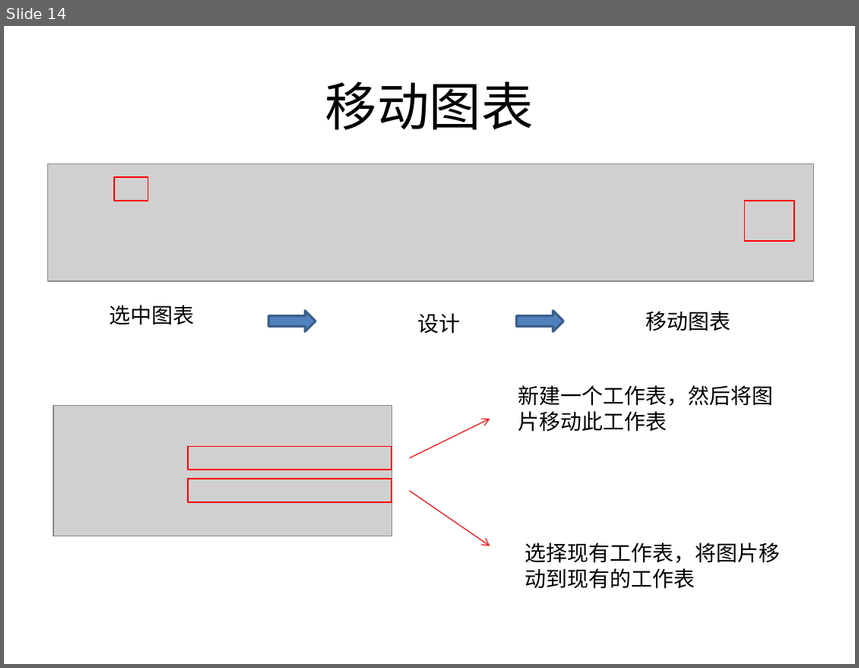
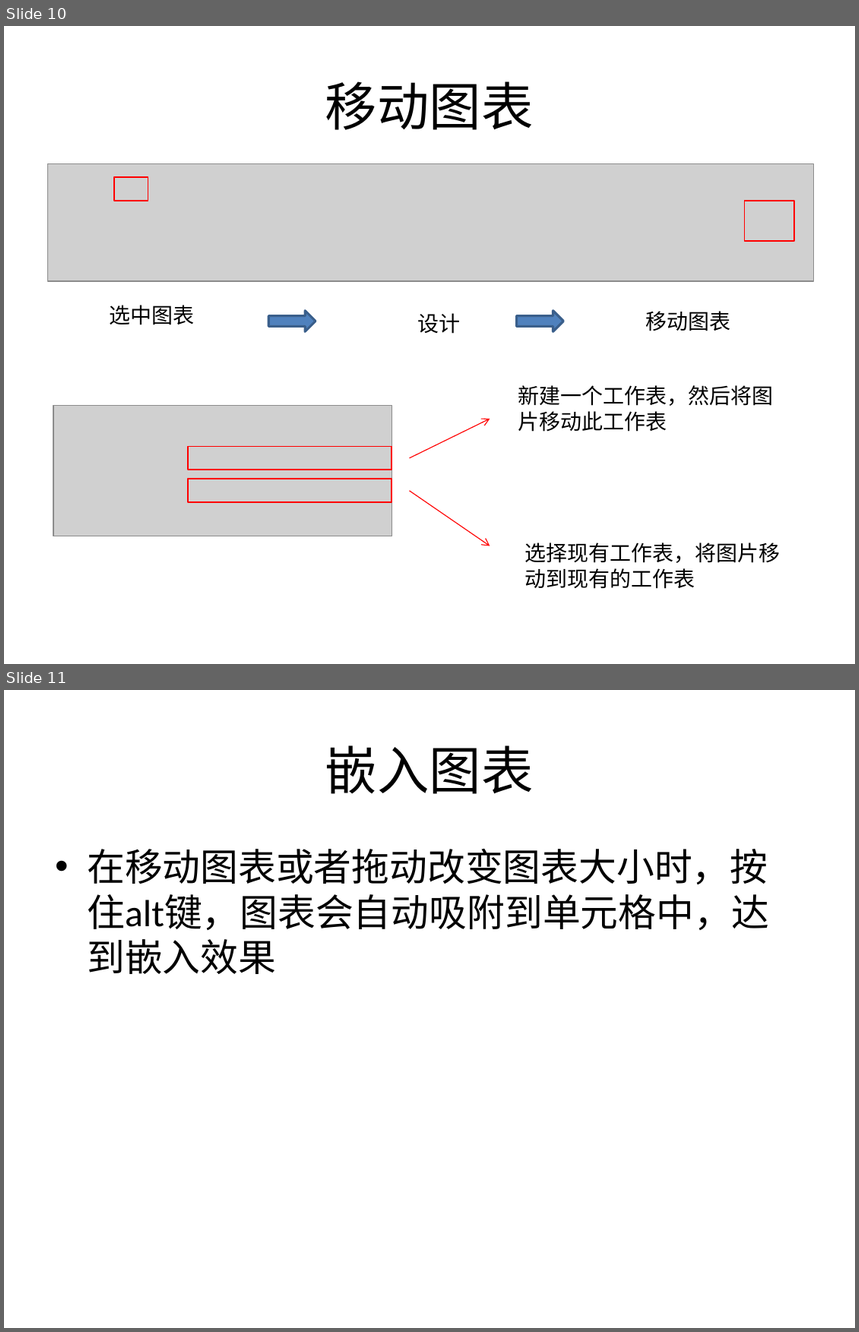
Before and after one commit to sans123wx/class, a slide deck: 第4章excel/图表/图表.pptx. Shown one above the other, each under a label of ours: slide 14 before the commit, slides 10 and 11 after it. The pictures are 859x668 and 859x1332 pixels, drawn with LibreOffice and Linux fonts; fonts in the diff are those of the drawing; grey boxes stand for pictures. Boxes give left, top, right and bottom in pixels: in the first picture for what was removed or moved away, otherwise in the second. Text is boxed around its words. In the diff, an @@ line names an element or a change of style, - is before the commit and + after.

```diff
--- a/第4章excel/图表/图表.pptx
+++ b/第4章excel/图表/图表.pptx
@@ slide 11 added at (4,690,855,1328), background #FFFFFF @@
@@ title added at (325,745,534,794), 44 pt, text #000000 @@
+嵌入图表
@@ text added at (87,849,770,974), 32 pt, text #000000 @@
+• 在移动图表或者拖动改变图表大小时，按住alt键，图表会自动吸附到单元格中，达到嵌入效果
@@ what was slide 14 is now slide 10 @@
```
Also in this commit, not shown: 8 other slides added, 16 other files.
